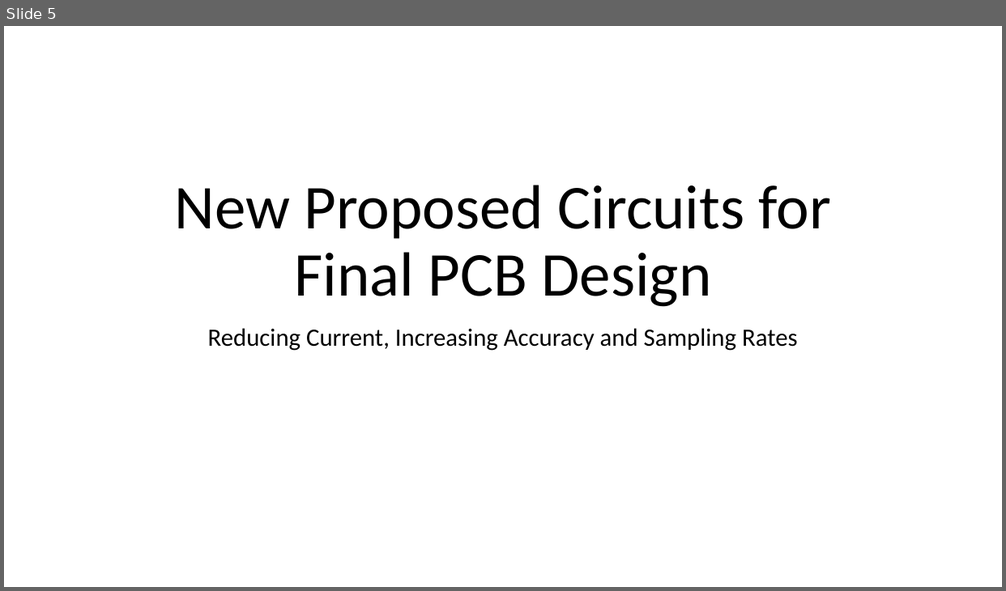
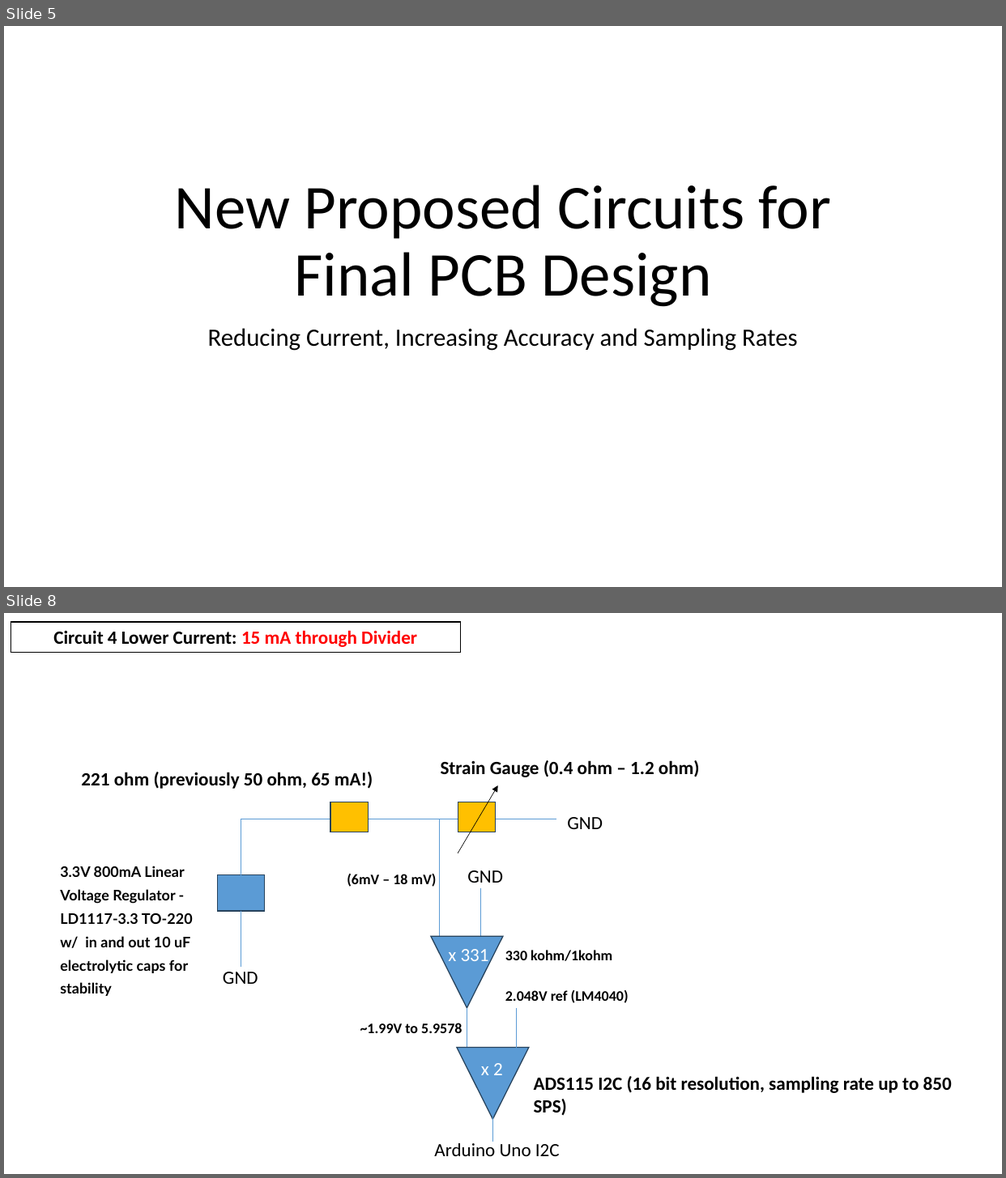
Before and after one commit to neuralengatberkeley/Strain-Sensor-, a slide deck: kinematic presentations/updated best 2 circuits.pptx. Shown one above the other, each under a label of ours: slide 5 before the commit, slides 5 and 8 after it; the slides between them are not shown. The pictures are 1006x591 and 1006x1178 pixels, drawn with LibreOffice and Linux fonts; fonts in the diff are those of the drawing. Boxes give left, top, right and bottom in pixels: in the first picture for what was removed or moved away, otherwise in the second. Text is boxed around its words. In the diff, an @@ line names an element or a change of style, - is before the commit and + after.

```diff
--- a/kinematic presentations/updated best 2 circuits.pptx
+++ b/kinematic presentations/updated best 2 circuits.pptx
@@ slide 8 added at (x1=4, y1=613, x2=1002, y2=1174), background #FFFFFF @@
@@ rectangle added at (x1=10, y1=622, x2=460, y2=652), fill #FFFFFF, outline #000000 1 pt, 18 pt, text #000000, bold @@
+Circuit 4 Lower Current: 15 mA through Divider
@@ text added at (x1=81, y1=772, x2=373, y2=789), 18 pt, text #000000, bold @@
+221 ohm (previously 50 ohm, 65 mA!)
@@ text added at (x1=441, y1=760, x2=700, y2=777), 18 pt, text #000000, bold @@
+Strain Gauge (0.4 ohm – 1.2 ohm)
@@ rectangle added at (x1=330, y1=802, x2=368, y2=832), fill #FFC000, outline #28445D 1 pt @@
@@ rectangle added at (x1=458, y1=802, x2=495, y2=832), fill #FFC000, outline #28445D 1 pt @@
@@ arrow added from (458, 854) to (498, 786), #000000 0.5 pt @@
@@ line added from (241, 875) to (241, 819), #5B9BD5 0.5 pt @@
@@ line added from (241, 819) to (556, 819), #5B9BD5 0.5 pt @@
@@ line added from (439, 819) to (439, 938), #5B9BD5 0.5 pt @@
@@ text added at (x1=567, y1=817, x2=603, y2=829), 18 pt, text #000000 @@
+GND
@@ text added at (x1=60, y1=866, x2=193, y2=996), 14 pt, text #000000, bold @@
+3.3V 800mA Linear Voltage Regulator - LD1117-3.3 TO-220
+w/ in and out 10 uF electrolytic caps for stability
@@ rectangle added at (x1=217, y1=875, x2=265, y2=911), fill #5B9BD5, outline #28445D 1 pt @@
@@ text added at (x1=347, y1=874, x2=437, y2=887), 14 pt, text #000000, bold @@
+(6mV – 18 mV)
@@ text added at (x1=467, y1=871, x2=503, y2=883), 18 pt, text #000000 @@
+GND
@@ line added from (480, 888) to (480, 946), #5B9BD5 0.5 pt @@
@@ line added from (241, 967) to (241, 911), #5B9BD5 0.5 pt @@
@@ triangle added at (x1=431, y1=936, x2=503, y2=1008), fill #5B9BD5, outline #28445D 1 pt @@
@@ text added at (x1=448, y1=949, x2=489, y2=966), 18 pt, text #FFFFFF @@
+x 331
@@ text added at (x1=505, y1=950, x2=612, y2=961), 14 pt, text #000000, bold @@
+330 kohm/1kohm
@@ text added at (x1=223, y1=972, x2=258, y2=984), 18 pt, text #000000 @@
+GND
@@ text added at (x1=505, y1=990, x2=629, y2=1003), 14 pt, text #000000, bold @@
+2.048V ref (LM4040)
@@ text added at (x1=360, y1=1023, x2=462, y2=1033), 14 pt, text #000000, bold @@
+~1.99V to 5.9578
@@ line added from (467, 1008) to (467, 1053), #5B9BD5 0.5 pt @@
@@ line added from (516, 1008) to (516, 1053), #5B9BD5 0.5 pt @@
@@ triangle added at (x1=457, y1=1048, x2=529, y2=1120), fill #5B9BD5, outline #28445D 1 pt @@
@@ text added at (x1=481, y1=1063, x2=503, y2=1076), 18 pt, text #FFFFFF @@
+x 2
@@ line added from (493, 1097) to (493, 1142), #5B9BD5 0.5 pt @@
@@ text added at (x1=534, y1=1076, x2=952, y2=1116), 18 pt, text #000000, bold @@
+ADS115 I2C (16 bit resolution, sampling rate up to 850 SPS)
@@ text added at (x1=434, y1=1141, x2=560, y2=1157), 18 pt, text #000000 @@
+Arduino Uno I2C
```
Also in this commit, not shown: 2 slides changed, 28 other files.
